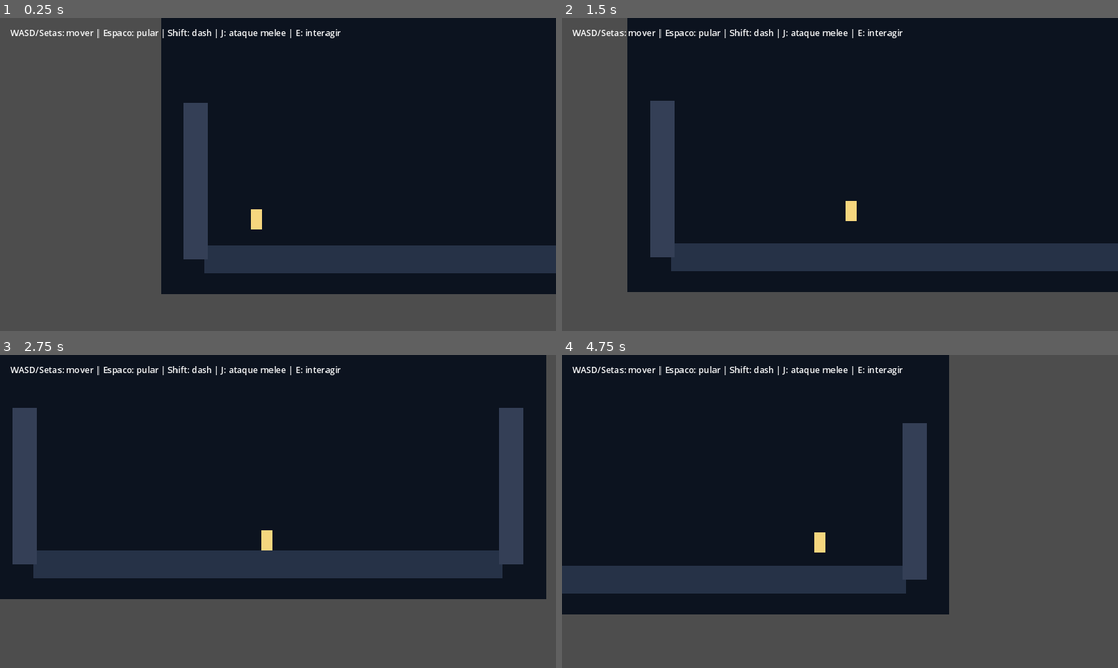
Above: before the commit, frames 1-4 (two rows, left to right).
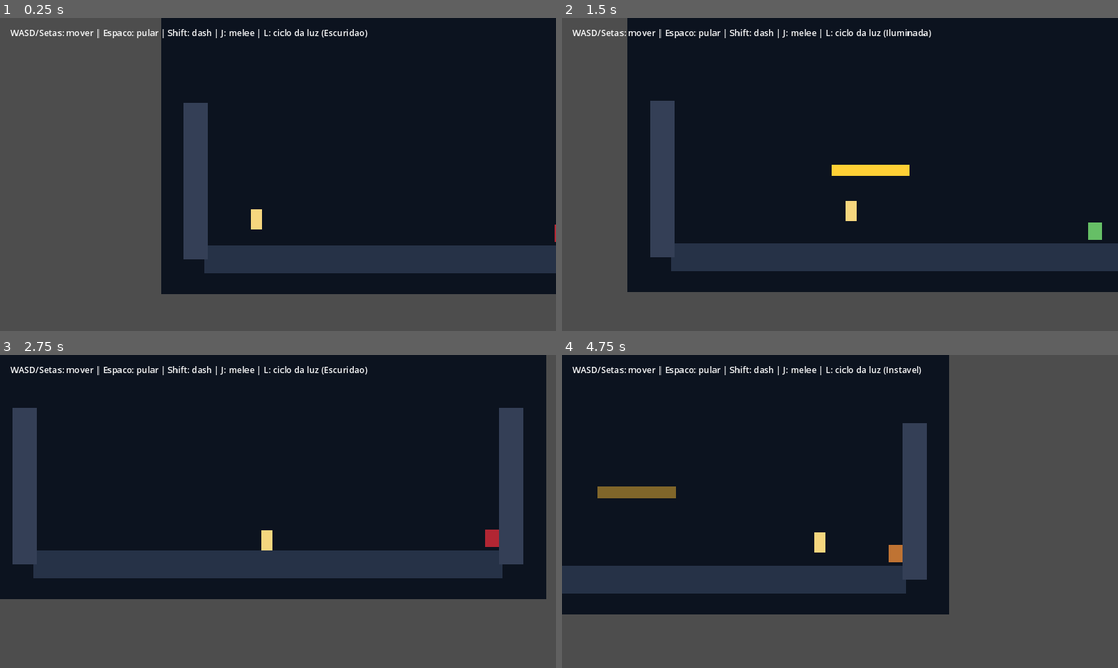
Above: after the commit, the same moments.

Repository: Pharosi/projetTitus
Game: Godot game, scene res://scenes/main/Main.tscn
The game is run twice, just before and just after one commit, with the same random seed, the same clock (stepped at 60 frames per second) and the same inputs.
Inputs:
- Up to frame 1 (0.25 s): no input
- Up to frame 2 (1.5 s): tap Enter at 0.5 s; hold L (light_action) 0.53-1.28 s; hold D (move_right) from 0.53 s (still down); tap Shift (dash) at 0.6 s; tap Space (jump) at 0.77 s; tap L (light_action) at 1.35 s
- Up to frame 3 (2.75 s): tap Space (jump) at 1.52 s; tap Shift (dash) at 1.55 s; release D (move_right) at 2.03 s; hold A (move_left) from 2.03 s (still down); hold L (light_action) from 2.03 s (still down); tap J (attack_melee) at 2.1 s
- Up to frame 4 (4.75 s): release A (move_left) at 2.78 s; release L (light_action) at 2.78 s; hold D (move_right) 2.78-4.28 s; tap K (attack_ranged) at 2.85 s; tap Space (jump) at 3.02, 3.77, 4.52 s; tap Shift (dash) at 3.05, 3.6, 4.55 s; hold L (light_action) 3.53-4.28 s; hold A (move_left) from 4.28 s (still down); tap E (interact) at 4.35 s

The runs differ from the first frame. In frame 1, 0.3% of the frame differs, in the area x 41-100%, y 3-72%; in frame 2, 1.0%; in frame 3, 0.4%; in frame 4, 1.0%, in the area x 6-65%, y 3-67%.

Commit message:
feat: implementa sistema de estados de luz v1

Diff:
--- a/project.godot
+++ b/project.godot
@@ -18,6 +18,7 @@
 [autoload]
 
 InputBootstrap="*res://scripts/core/input_bootstrap.gd"
+LightState="*res://scripts/core/light_state.gd"
 
 [display]
 
--- a/scenes/levels/TestRoom.tscn
+++ b/scenes/levels/TestRoom.tscn
@@ -1,10 +1,19 @@
-[gd_scene load_steps=4 format=3 uid="uid://dayq8r5trd70l"]
+[gd_scene load_steps=8 format=3 uid="uid://dayq8r5trd70l"]
+
+[ext_resource type="Script" path="res://scripts/environment/light_reactive_platform.gd" id="1_g650x"]
+[ext_resource type="Script" path="res://scripts/enemies/shade_enemy.gd" id="2_st777"]
 
 [sub_resource type="RectangleShape2D" id="RectangleShape2D_floor"]
 size = Vector2(1080, 64)
 
 [sub_resource type="RectangleShape2D" id="RectangleShape2D_wall"]
 size = Vector2(56, 360)
+
+[sub_resource type="RectangleShape2D" id="RectangleShape2D_light_platform"]
+size = Vector2(180, 26)
+
+[sub_resource type="RectangleShape2D" id="RectangleShape2D_enemy"]
+size = Vector2(32, 40)
 
 [node name="TestRoom" type="Node2D"]
 
@@ -54,5 +63,42 @@
 offset_bottom = 180.0
 color = Color(0.203922, 0.247059, 0.337255, 1)
 
+[node name="LightPlatform" type="StaticBody2D" parent="."]
+position = Vector2(-80, 80)
+script = ExtResource("1_g650x")
+
+[node name="CollisionShape2D" type="CollisionShape2D" parent="LightPlatform"]
+shape = SubResource("RectangleShape2D_light_platform")
+
+[node name="PlatformVisual" type="ColorRect" parent="LightPlatform"]
+offset_left = -90.0
+offset_top = -13.0
+offset_right = 90.0
+offset_bottom = 13.0
+color = Color(1, 0.905882, 0.458824, 1)
+
+[node name="ShadeEnemy" type="CharacterBody2D" parent="."]
+position = Vector2(240, 240)
+script = ExtResource("2_st777")
+
+[node name="CollisionShape2D" type="CollisionShape2D" parent="ShadeEnemy"]
+position = Vector2(0, -20)
+shape = SubResource("RectangleShape2D_enemy")
+
+[node name="BodyVisual" type="ColorRect" parent="ShadeEnemy"]
+offset_left = -16.0
+offset_top = -40.0
+offset_right = 16.0
+offset_bottom = 0.0
+color = Color(0.7, 0.15, 0.2, 1)
+
+[node name="PatrolPoints" type="Node2D" parent="ShadeEnemy"]
+
+[node name="Left" type="Marker2D" parent="ShadeEnemy/PatrolPoints"]
+position = Vector2(-180, 0)
+
+[node name="Right" type="Marker2D" parent="ShadeEnemy/PatrolPoints"]
+position = Vector2(180, 0)
+
 [node name="Spawn" type="Marker2D" parent="."]
 position = Vector2(-420, 180)
--- a/scripts/core/game.gd
+++ b/scripts/core/game.gd
@@ -6,4 +6,12 @@
 
 func _ready() -> void:
 	titus.global_position = spawn_marker.global_position
-	status_label.text = "WASD/Setas: mover | Espaco: pular | Shift: dash | J: ataque melee | E: interagir"
+	LightState.light_state_changed.connect(_refresh_status)
+	LightState.enter_area(&"test_room")
+
+func _unhandled_input(event: InputEvent) -> void:
+	if event.is_action_pressed("light_action"):
+		LightState.cycle_state()
+
+func _refresh_status(_area_id: StringName, _light_state: int) -> void:
+	status_label.text = "WASD/Setas: mover | Espaco: pular | Shift: dash | J: melee | L: ciclo da luz (%s)" % LightState.get_state_name()
--- /dev/null
+++ b/scripts/core/light_state.gd
@@ -0,0 +1,47 @@
+extends Node
+
+signal light_state_changed(area_id: StringName, new_state: int)
+
+enum State {
+	DARK,
+	UNSTABLE,
+	LIT
+}
+
+const DEFAULT_AREA: StringName = &"global"
+
+var current_area_id: StringName = DEFAULT_AREA
+var area_states: Dictionary = {
+	DEFAULT_AREA: State.DARK
+}
+
+var current_state: State:
+	get:
+		return int(area_states.get(current_area_id, State.DARK))
+
+func set_state(next_state: State) -> void:
+	if current_state == next_state:
+		return
+	area_states[current_area_id] = next_state
+	light_state_changed.emit(current_area_id, next_state)
+
+func cycle_state() -> void:
+	var next_state: State = (int(current_state) + 1) % 3
+	set_state(next_state)
+
+func enter_area(area_id: StringName) -> void:
+	current_area_id = area_id
+	if not area_states.has(current_area_id):
+		area_states[current_area_id] = State.DARK
+	light_state_changed.emit(current_area_id, current_state)
+
+func get_state_name() -> String:
+	match current_state:
+		State.DARK:
+			return "Escuridao"
+		State.UNSTABLE:
+			return "Instavel"
+		State.LIT:
+			return "Iluminada"
+		_:
+			return "Desconhecido"
--- /dev/null
+++ b/scripts/enemies/shade_enemy.gd
@@ -0,0 +1,43 @@
+extends CharacterBody2D
+
+@export var area_id: StringName = &"test_room"
+@export var patrol_speed_dark: float = 170.0
+@export var patrol_speed_unstable: float = 115.0
+@export var patrol_speed_lit: float = 70.0
+
+var patrol_direction: int = 1
+var patrol_speed: float = 120.0
+
+@onready var point_left: Marker2D = $PatrolPoints/Left
+@onready var point_right: Marker2D = $PatrolPoints/Right
+@onready var body_visual: ColorRect = $BodyVisual
+
+func _ready() -> void:
+	LightState.light_state_changed.connect(_on_light_state_changed)
+	_on_light_state_changed(LightState.current_area_id, LightState.current_state)
+
+func _physics_process(_delta: float) -> void:
+	velocity = Vector2(float(patrol_direction) * patrol_speed, 0.0)
+	move_and_slide()
+
+	if global_position.x <= point_left.global_position.x:
+		global_position.x = point_left.global_position.x
+		patrol_direction = 1
+	elif global_position.x >= point_right.global_position.x:
+		global_position.x = point_right.global_position.x
+		patrol_direction = -1
+
+func _on_light_state_changed(changed_area_id: StringName, light_state: int) -> void:
+	if changed_area_id != area_id:
+		return
+
+	match light_state:
+		LightState.State.DARK:
+			patrol_speed = patrol_speed_dark
+			body_visual.color = Color(0.7, 0.15, 0.2, 1.0)
+		LightState.State.UNSTABLE:
+			patrol_speed = patrol_speed_unstable
+			body_visual.color = Color(0.75, 0.45, 0.2, 1.0)
+		LightState.State.LIT:
+			patrol_speed = patrol_speed_lit
+			body_visual.color = Color(0.4, 0.75, 0.4, 1.0)
--- /dev/null
+++ b/scripts/environment/light_reactive_platform.gd
@@ -0,0 +1,27 @@
+extends StaticBody2D
+
+@export var area_id: StringName = &"test_room"
+
+@onready var collision: CollisionShape2D = $CollisionShape2D
+@onready var visual: ColorRect = $PlatformVisual
+
+func _ready() -> void:
+	LightState.light_state_changed.connect(_apply_state)
+	_apply_state(LightState.current_area_id, LightState.current_state)
+
+func _apply_state(_area_id: StringName, light_state: int) -> void:
+	if _area_id != area_id:
+		return
+
+	match light_state:
+		LightState.State.DARK:
+			collision.disabled = true
+			visual.visible = false
+		LightState.State.UNSTABLE:
+			collision.disabled = false
+			visual.visible = true
+			visual.modulate = Color(0.96, 0.8, 0.45, 0.5)
+		LightState.State.LIT:
+			collision.disabled = false
+			visual.visible = true
+			visual.modulate = Color(1.0, 0.9, 0.45, 1.0)
